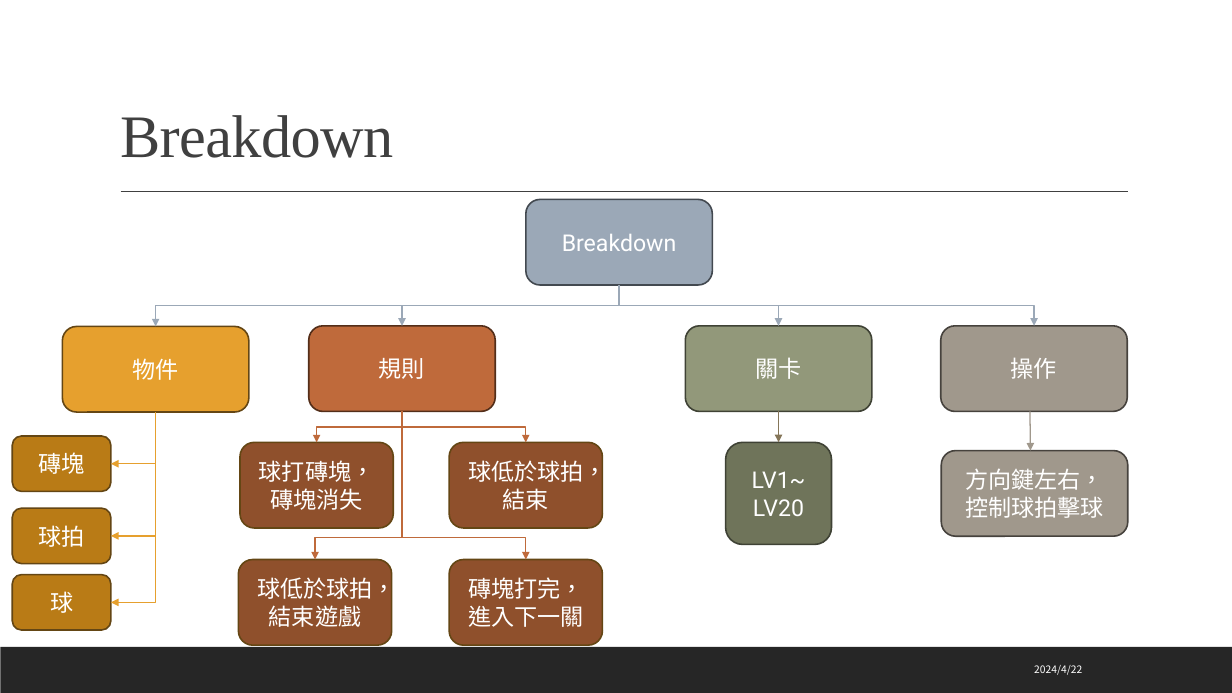
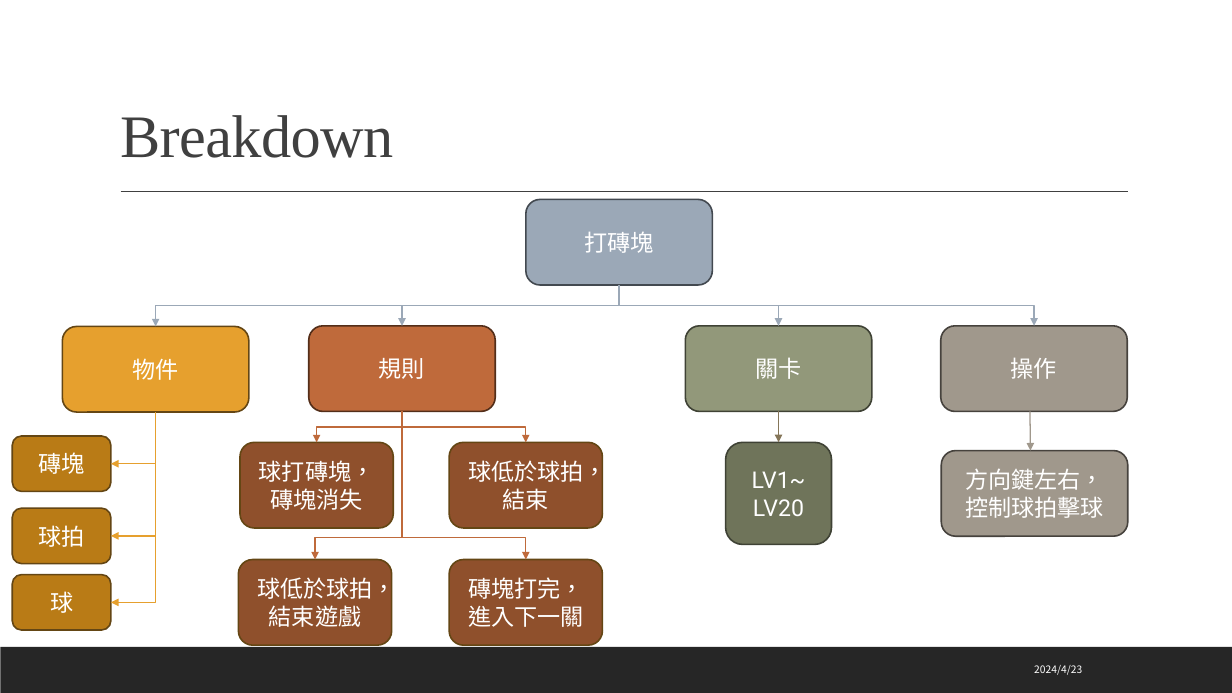
Before and after one commit to C110112103/machineLearningTeam, a slide deck: slide 2 of 打磚塊.pptx. Drawn at 1232x693 pixels with LibreOffice and Linux fonts; fonts in the diff are those of the drawing. Boxes give left, top, right and bottom in pixels: in the first picture for what was removed or moved away, otherwise in the second. Text is boxed around its words. In the diff, an @@ line names an element or a change of style, - is before the commit and + after.

```diff
--- a/打磚塊.pptx
+++ b/打磚塊.pptx
@@ text in rounded rectangle at [584, 232, 653, 253]: text changed @@
-Breakdown
+打磚塊
@@ text at [1034, 665, 1082, 675]: text changed @@
-2024/4/22
+2024/4/23
```
Also in this commit, not shown: 1 slide added.
